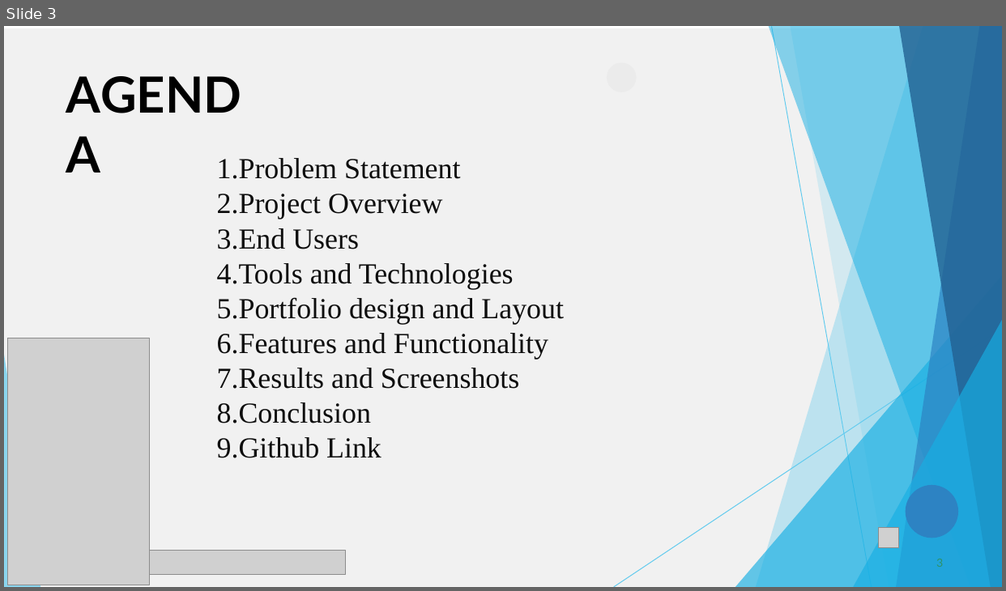
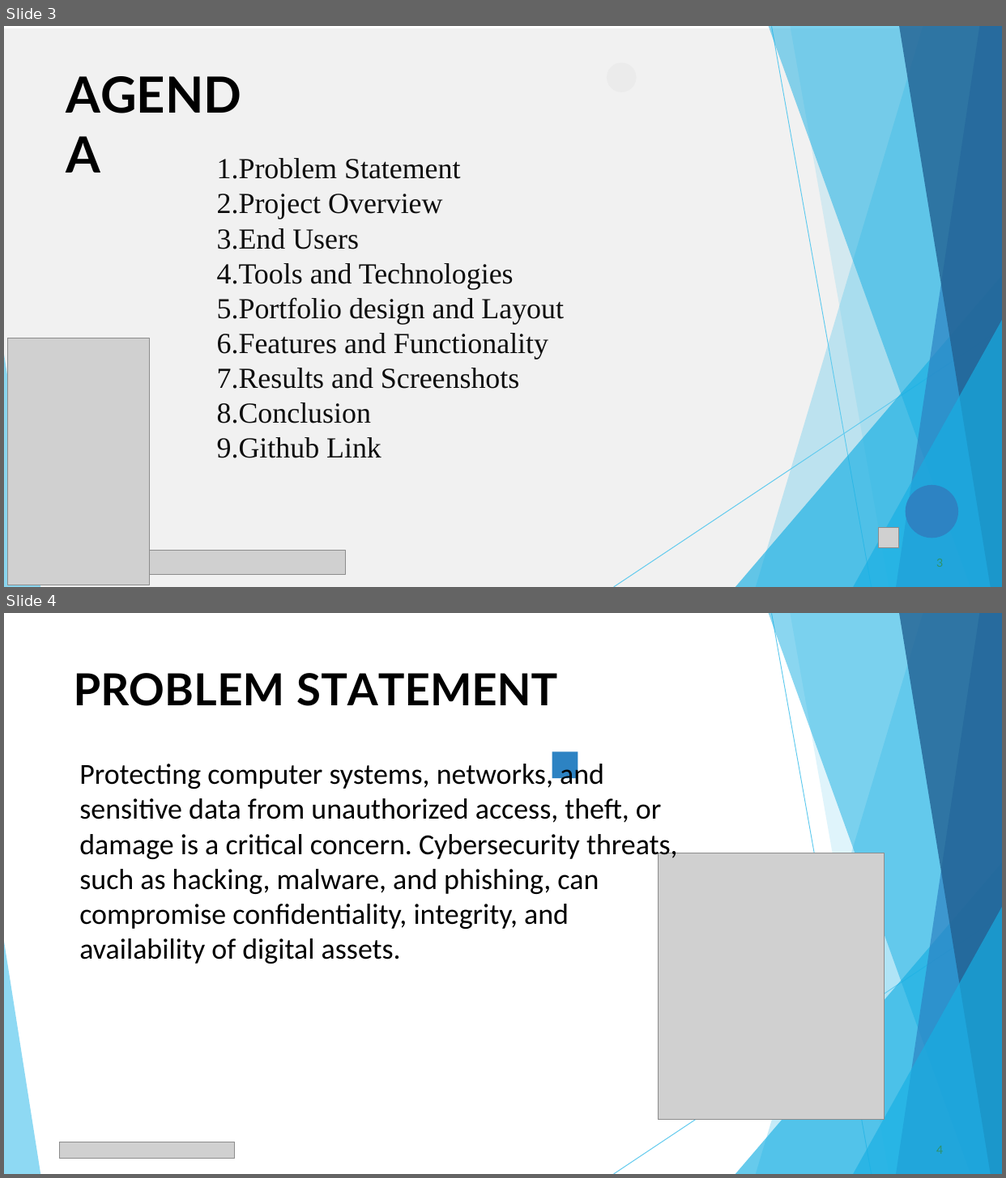
Before and after one commit to bhavani1612007-debug/Bhavani, a slide deck: PPT FWD TNSDC 2025 (2).pptx. Shown one above the other, each under a label of ours: slide 3 before the commit, slides 3 and 4 after it. The pictures are 1006x591 and 1006x1178 pixels, drawn with LibreOffice and Linux fonts; fonts in the diff are those of the drawing; grey boxes stand for pictures. Boxes give left, top, right and bottom in pixels: in the first picture for what was removed or moved away, otherwise in the second. Text is boxed around its words. In the diff, an @@ line names an element or a change of style, - is before the commit and + after.

```diff
--- a/PPT FWD TNSDC 2025 (2).pptx
+++ b/PPT FWD TNSDC 2025 (2).pptx
@@ slide 4 added at bbox=[4, 613, 1002, 1174], background #FFFFFF @@
@@ freeform shape added at bbox=[756, 613, 1002, 1174], fill #5FCAEE at 36% opacity @@
@@ freeform shape added at bbox=[769, 613, 1002, 1174], fill #17AFE3 at 50% opacity @@
@@ freeform shape added at bbox=[772, 614, 872, 1174], outline #5FCAEE 0.75 pt @@
@@ freeform shape added at bbox=[790, 613, 1002, 1174], fill #5FCAEE at 20% opacity @@
@@ freeform shape added at bbox=[897, 613, 1002, 1174], fill #2D83C3 at 70% opacity @@
@@ freeform shape added at bbox=[899, 613, 1002, 1174], fill #226192 at 80% opacity @@
@@ title added at bbox=[74, 673, 557, 706], 42.5 pt, text #000000, bold @@
+PROBLEM STATEMENT
@@ freeform shape added at bbox=[552, 752, 577, 777], fill #2D83C3 @@
@@ text added at bbox=[79, 760, 678, 964], 28 pt, text #000000 @@
+Protecting computer systems, networks, and sensitive data from unauthorized access, theft, or damage is a critical concern. Cybersecurity threats, such as hacking, malware, and phishing, can compromise confidentiality, integrity, and availability of digital assets.
@@ picture added at bbox=[658, 854, 884, 1120] @@
@@ freeform shape added at bbox=[735, 862, 1002, 1174], fill #17AFE3 at 66% opacity @@
@@ freeform shape added at bbox=[614, 915, 1002, 1174], outline #5FCAEE 0.75 pt @@
@@ freeform shape added at bbox=[853, 907, 1002, 1174], fill #17AFE3 at 66% opacity @@
@@ freeform shape added at bbox=[4, 942, 40, 1174], fill #5FCAEE at 70% opacity @@
@@ picture added at bbox=[59, 1142, 235, 1159] @@
@@ page number added at bbox=[936, 1146, 943, 1154], 11 pt, text #2D936B @@
+4
```
Also in this commit, not shown: 2 other slides changed, 7 other slides added, 7 slides removed.
